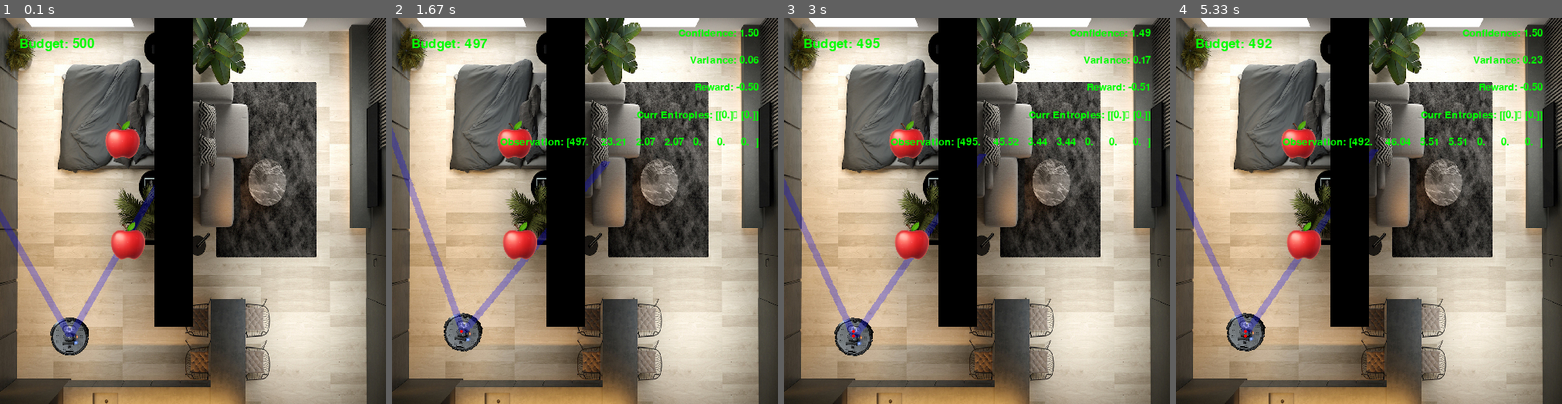
Above: before the commit, frames 1-4 (left to right).
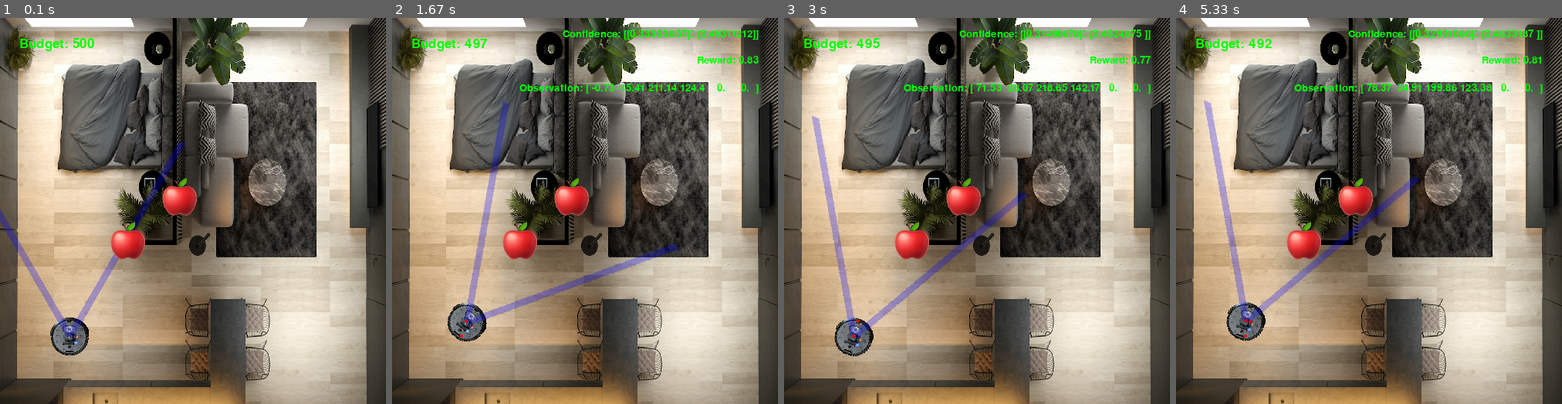
Above: after the commit, the same moments.

Repository: Anwealso/ReLOaD
Game: pygame game, started from reload/simplesim/env_gym.py
Same seed, same stepped clock (60 frames per second), same inputs: the game is played once before the commit and once after it.
Inputs:
- Up to frame 1 (0.1 s): no input
- Up to frame 2 (1.67 s): hold Right 0.33-0.8 s; hold Up 0.83-1.13 s; hold Right from 1.17 s (still down)
- Up to frame 3 (3 s): release Right at 1.72 s; hold Left 1.75-2.42 s; hold Down from 2.45 s (still down)
- Up to frame 4 (5.33 s): release Down at 3.27 s; hold Left 3.3-4.22 s; hold Up 4.25-5.25 s; hold Right from 5.28 s (still down)

The runs differ from the first frame. In frame 1, 7.4% of the frame differs, in the area x 27-51%, y 0-80%; in frame 2, 13%, in the area x 0-95%, y 0-87%; in frame 3, 12%; in frame 4, 13%.

Commit message:
Implemented suggested changes for comeback v4

Diff:
--- a/reload/simplesim/env.py
+++ b/reload/simplesim/env.py
@@ -83,8 +83,8 @@
         self.angle = self.starting_angle  # unit circle angles
 
         # Set move speeds
-        self.turn_rate = 5
-        self.move_rate = 6
+        self.turn_rate = 20
+        self.move_rate = 20
 
         self.trail = []  # a trail of all past x,y coords
         # Draw player fov indicator
@@ -92,6 +92,20 @@
 
         if self.fov > 180:
             raise ValueError("FOV must be <= 180 (required by can_see())")
+
+    def set_rot_velocity(self, omega):
+        # Left is +ve
+        move_angle = omega * self.turn_rate
+        self.angle += move_angle
+        if self.angle < 0:
+            self.angle = self.angle + 360  # wrap angle back around
+
+    def set_velocity(self, v):
+        # Forward is +ve
+        move_dist = v * self.move_rate
+        self.x += math.cos(math.radians(self.angle)) * move_dist
+        self.y -= math.sin(math.radians(self.angle)) * move_dist
+        self.trail.append((self.x, self.y))
 
     def turn_left(self):
         self.angle += self.turn_rate
@@ -134,8 +148,8 @@
         # A factor representing the distance difficulty (should be between 0 and 1)
         max_dist = math.sqrt(self.env_size**2 + self.env_size**2)
         target_dist = math.sqrt(robot_dy**2 + robot_dx**2)
-        distance_factor = 1 - (target_dist / max_dist) # linear distance factor
-        # distance_factor = np.exp(-(5*target_dist / max_dist)) # exponential distance factor
+        # distance_factor = 1 - (target_dist / max_dist) # linear distance factor
+        distance_factor = np.exp(-(5*target_dist / max_dist)) # exponential distance factor
 
         # A factor representing the orientation difficulty (should be between 0 and 1)
         angle_between = np.degrees(
@@ -232,26 +246,26 @@
         Spawns wall obstacles
         """
 
-        self.walls.append(Wall(200, 0, 250, 400))
-
-        # min_size = 50
-        # max_size = 200
-
-        # for _ in range(0, num_to_spawn):
-        #     xmin, ymin = (
-        #         random.randrange(0, self.window_size - min_size),
-        #         random.randrange(0, self.window_size - min_size),
-        #     )
-        #     xmax, ymax = (
-        #         random.randrange(
-        #             xmin + min_size, min(self.window_size, xmin + max_size)
-        #         ),
-        #         random.randrange(
-        #             ymin + min_size, min(self.window_size, ymin + max_size)
-        #         ),
-        #     )
-
-        #     self.walls.append(Wall(xmin, ymin, xmax, ymax))
+        # self.walls.append(Wall(200, 0, 250, 400))
+
+        min_size = 50
+        max_size = 200
+
+        for _ in range(0, num_to_spawn):
+            xmin, ymin = (
+                random.randrange(0, self.window_size - min_size),
+                random.randrange(0, self.window_size - min_size),
+            )
+            xmax, ymax = (
+                random.randrange(
+                    xmin + min_size, min(self.window_size, xmin + max_size)
+                ),
+                random.randrange(
+                    ymin + min_size, min(self.window_size, ymin + max_size)
+                ),
+            )
+
+            self.walls.append(Wall(xmin, ymin, xmax, ymax))
 
     def spawn_robot(self, player_fov):
         """
@@ -543,19 +557,12 @@
         Actions 0,1,2,3,4 - None,R,L,F,B
         """
         # Check action format
-        if action not in [0, 1, 2, 3, 4]:
-            raise ValueError("`action` should be None, 0, 1, 2, 3, or 4.")
+        # if action not in [0, 1, 2, 3, 4]:
+        #     raise ValueError("`action` should be None, 0, 1, 2, 3, or 4.")
 
         # Handle agent controls and movement (note action 0 does nothing)
-        if action == 1:
-            self.robot.turn_right()
-        elif action == 2:
-            self.robot.move_forward()
-
-        if action == 3:
-            self.robot.turn_left()
-        elif action == 4:
-            self.robot.move_backward()
+        self.robot.set_velocity(float(action[0, :]))
+        self.robot.set_rot_velocity(float(action[1, :]))
 
         # Stop the robot going off the screen or inside walls
         self.handle_boundary_collisions()
@@ -568,18 +575,22 @@
         # Handle player controls and movement
         while True:
             event = pygame.event.wait()
+            action = np.zeros(shape=(2,1))
             if (not self.paused) and (not self.gameover):
                 keys = pygame.key.get_pressed()
                 if keys[pygame.K_RIGHT]:
-                    return 1
+                    action[1, :] = -1
+                    break
                 if keys[pygame.K_UP]:
-                    return 2
+                    action[0, :] = 1
+                    break
                 if keys[pygame.K_LEFT]:
-                    return 3
+                    action[1, :] = 1
+                    break
                 if keys[pygame.K_DOWN]:
-                    return 4
-                elif keys[pygame.K_SPACE]:
-                    return 0
+                    action[0, :] = -1
+                    break
+        return action
 
     def get_state(self):
         """
--- a/reload/simplesim/env_gym.py
+++ b/reload/simplesim/env_gym.py
@@ -39,7 +39,13 @@
         # self.action_space = spaces.Discrete(4)
 
         # # Actions: 0, 1, 2, 3, 4 for do nothing, R, F, L, B
-        self.action_space = spaces.Discrete(5)
+        # self.action_space = spaces.Discrete(5)
+        self.action_space = spaces.Box(
+            low=-1,
+            high=1,
+            shape=(2, 1),
+            dtype=np.float32
+        )
 
         max_dist = math.sqrt(2 * (self.game.window_size**2))
         # Observations (visible state):
@@ -57,10 +63,10 @@
                     shape=(3, num_targets),
                     dtype=np.float32,
                 ),  # target position (rel_x, rel_y, target_sum_conf)
-                "environment": spaces.Box(
-                    np.array([0]).astype(np.float32),
-                    np.array([self.game.starting_budget]).astype(np.float32),
-                ),  # environment remaining budget
+                # "environment": spaces.Box(
+                #     np.array([0]).astype(np.float32),
+                #     np.array([self.game.starting_budget]).astype(np.float32),
+                # ),  # environment remaining budget
             }
         )
         self.observation_space = spaces.utils.flatten_space(
@@ -76,12 +82,11 @@
     def _get_obs(self):
         # ----------------------------------- AGENT ---------------------------------- #
         # Agent x,y,angle
-        agent_x_cart = self.game.robot.x
-        agent_y_cart = self.game.window_size - self.game.robot.x
-        agent_info = np.array(
-            [agent_x_cart, agent_y_cart, self.game.robot.angle]
-        ).astype(np.float32)
-        # agent = np.array([self.game.robot.angle]).astype(np.float32)
+        # agent_x_cart = self.game.robot.x
+        # agent_y_cart = self.game.window_size - self.game.robot.x
+        # agent_info = np.array(
+        #     [agent_x_cart, agent_y_cart, self.game.robot.angle]
+        # ).astype(np.float32)
 
         # ---------------------------------- TARGETS --------------------------------- #
         # Target relative positions (dx,dy)
@@ -100,18 +105,20 @@
             dx = target_x_cart - robot_x_cart
             dy = target_y_cart - robot_y_cart
             (dx, dy) = self.world_to_body_frame(dx, dy)  # convert to body frame
-            np.put(target_info, [0, i], dx)
-            np.put(target_info, [1, i], dy)
+            target_info[0, i] = dx
+            target_info[1, i] = dy
 
             # Add current object sum of confidence over all time
-            np.put(target_info, [2, i], float(np.sum(self.game.confidences[i, :])))
+            # target_info[2, i] = float(np.sum(self.game.confidences[i, :]))
+            # target_info[2, i] = self.get_closeness(self.game.robot, target)
+            target_info[2, i] = int(self.fully_explored(i))
 
         observation = spaces.utils.flatten(
             self.observation_space_unflattened,
             {
                 # "agent": agent_info,
                 "targets": target_info,
-                "environment": self.game.budget,
+                # "environment": self.game.budget,
             },
         )
 
@@ -122,47 +129,48 @@
         The reward function for the RL agent.
 
         Current Reward Format:
-        - Agent receives a -1 reward every time step in which it doesnt reach the goal
-        - Agent receives a goal reward for each timestep it spends inside the goal area (within 90% closeness).
-          The goal reward is calcuclated so that the best total reward possible over the whole episode is 0.
-
-        Essentially the goal structure we have is:
-        moving && !goal < !moving && !goal < !moving && goal < !moving && goal
-
-        But to improve trining exploraiton we want:
-        !moving && !goal <= moving && !goal < !moving && goal < !moving && goal
-        """
-        self.variance = np.var(np.sum(self.game.confidences, axis=1), ddof=1)
+        - Reward for targets that have not yet been fully explored
+        """
+
         reward = 0
-
-        # Apply penalty per step to incentivise to get to goal fast
-        reward -= self.step_cost
-
-        # Apply penalty per action so that it doesn't move extraneously once it
-        # gets to the goal
-        if action != 0:
-            reward -= self.action_cost
-
-        # Apply reward based on observation entropy
-        # reward += self.get_entropy_reward(verbose=0)
-        # reward += self.get_goal_reward(verbose=0)
-        reward += np.sum(self.game.current_confidences)
+        for i, target in enumerate(self.game.targets):
+            if not self.fully_explored(i):
+                reward += float(self.game.current_confidences[i])
 
         return reward
 
-    def _get_end_reward(self):
-        """
-        The end reward for the RL agent.
-        """
-        reward = 0
-
-        # Apply reward based on sum confidence variance
-        all_conf_sum = np.sum(self.game.confidences)
-        variance = np.var(np.sum(self.game.confidences, axis=1), ddof=1)
-        if reward > 0:
-            reward = all_conf_sum / variance
-
-        return reward
+    def fully_explored(self, target_index):
+        """
+        Check if a target has been surveyed good-enough
+        """
+
+        confidence_threshold = 10
+
+        if np.sum(self.game.confidences[target_index, :]) > confidence_threshold:
+            return True
+        else:
+            return False
+
+    def all_fully_explored(self):
+        for target_index in range(0, len(self.game.targets)):
+            if not self.fully_explored(target_index):
+                return False
+
+        return True
+
+    # def _get_end_reward(self):
+    #     """
+    #     The end reward for the RL agent.
+    #     """
+    #     reward = 0
+
+    #     # # Apply reward based on sum confidence variance
+    #     # all_conf_sum = np.sum(self.game.confidencefs)
+    #     # variance = np.var(np.sum(self.game.confidences, axis=1), ddof=1)
+    #     # if reward > 0:
+    #     #     reward = all_conf_sum / variance
+
+    #     return reward
 
     def get_target_entropy(self, target_confidence_history, verbose=0):
         """
@@ -319,11 +327,11 @@
                 reward += step_goal_reward
                 self.target_rewards[i] += step_goal_reward
 
-        # Apply a penalty factor for the amount of (sample) variance in target entropies
-        self.variance = float(np.var(self.target_rewards,ddof=1))
-        # A penalty factor that scales from [1, 0.5) for variance from [0, infty)
-        similarity_factor = 1 / ((self.variance/10) + 1)
-        reward = reward * similarity_factor
+        # # Apply a penalty factor for the amount of (sample) variance in target entropies
+        # self.variance = float(np.var(self.target_rewards,ddof=1))
+        # # A penalty factor that scales from [1, 0.5) for variance from [0, infty)
+        # similarity_factor = 1 / ((self.variance/10) + 1)
+        # reward = reward * similarity_factor
 
         # Add a multiplier to ensure it is worth it for the robot to  seek more
         # reward even though it entails more movement cost
@@ -444,21 +452,22 @@
             # Show info on scoreboard
             self.game.set_scoreboard(
                 {
-                    "Confidence": format(np.sum(self.game.current_confidences), ".2f"),
-                    "Variance": format(self.variance, ".2f"),
+                    "Confidence": format(self.game.current_confidences),
+                    # "Variance": format(self.variance, ".2f"),
                     "Reward": format(reward, ".2f"),
-                    "Curr Entropies": format(self.current_entropies),
+                    # "Curr Entropies": format(self.current_entropies),
                     "Observation": np.round(obs, 2),
                 }
             )
 
-            if self.game.gameover:
+            reward = self._get_reward(action)
+            if self.game.budget == 0:
+                terminated = True
+            if self.all_fully_explored():
                 # Reward only given at the end of the episode
                 truncated = True
-                reward = self._get_reward(action)
-            else:
-                # No continuous rewards recieved at each timestep
-                reward = self._get_reward(action) + self._get_end_reward()
+                # Give a 100 end reward for finishing all goals
+                reward += 100
 
         return obs, reward, terminated, truncated, info
 
Not shown, changed: reload/simplesim/train_agent_simplesim.ipynb
